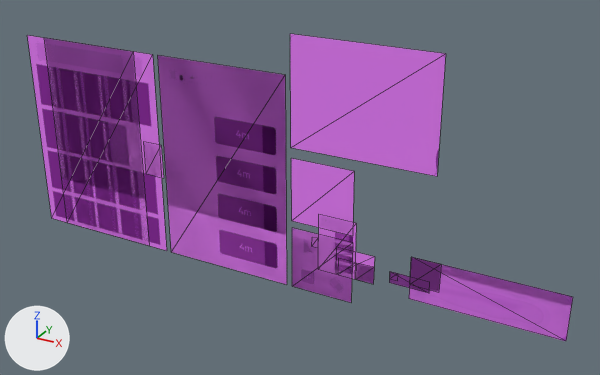
A saved change to the glTF model src/data/shot-generator/xr/ui/controls.glb.
Rendered twice from a 50 mm camera at (0.797, -1.937, 1.191) aimed at (-0.281, 0.023, 0.211). Every picture has the same lights, and +X, +Y and +Z are marked at lower left. Mesh edges are drawn as thin lines. Where no turn or scale is listed for an object, it has been applied to the vertices.

In view in the first picture: 'base', 'gui-properties', 'gui-properties-ext', 'gui-settings'.
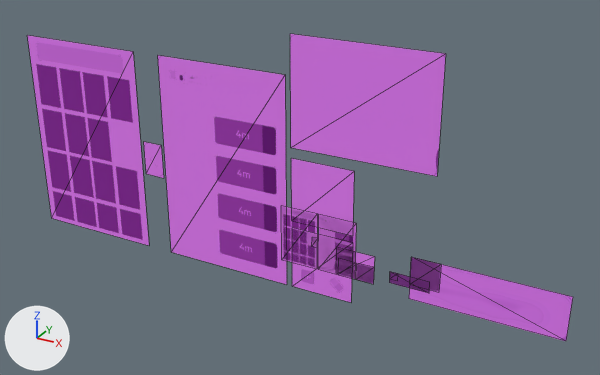
Commit message: fixed extended params scale

What changed in the scene script:
```text
Change me_plane_002:
    used by ob_gui_properties_ext; location = (0.1, 0.0, 0.057); rotation_euler = (1.571, 0.0, 0.0), in degrees (90, 0, 0); scale = (0.0435, 0.0435, 0.001)
    remove me_plane_002.from_pydata(...)  # 20 vertices, 10 faces; spans x -30.2..9.7, y -3.9..11.4, z 0.0
    add me_plane_002.from_pydata(...)  # 20 vertices, 10 faces; spans x -0.3..0.1, y 0.0, z 0.0..0.2
    me_plane_002 part 1: 20 of 20 vertices moved; they spanned x -30.2..9.7, y -3.9..11.4, z 0.0 and now span x -0.3..0.1, y 0.0, z 0.0..0.2; mean shift (8.2, -0.9, 0.0); largest move (-30.2, 11.4, 0.0) -> (-0.2, 0.0, 0.0)
Change ob_gui_properties_ext:
    ob_gui_properties_ext.rotation_euler: (1.571, 0.0, 0.0) -> (0.0, 0.0, 0.0)  # degrees (90, 0, 0) -> degrees (0, 0, 0)
    ob_gui_properties_ext.scale: (0.0435, 0.0435, 0.001) -> (1.0, 1.0, 1.0)
    ob_gui_properties_ext.location: (0.1, 0.0, 0.057) -> (0.0, 0.0, 0.0)
```

What differs and where, as boxes (x1, y1, x2, y2) in the pictures (600 x 375 px):
'gui-properties-ext', reshaped, moved, turned, rescaled: before (44, 38, 573, 341); after (281, 206, 430, 291)
'gui-properties', unchanged, covered by the edit: before (312, 215, 429, 293); after (312, 215, 430, 293)
